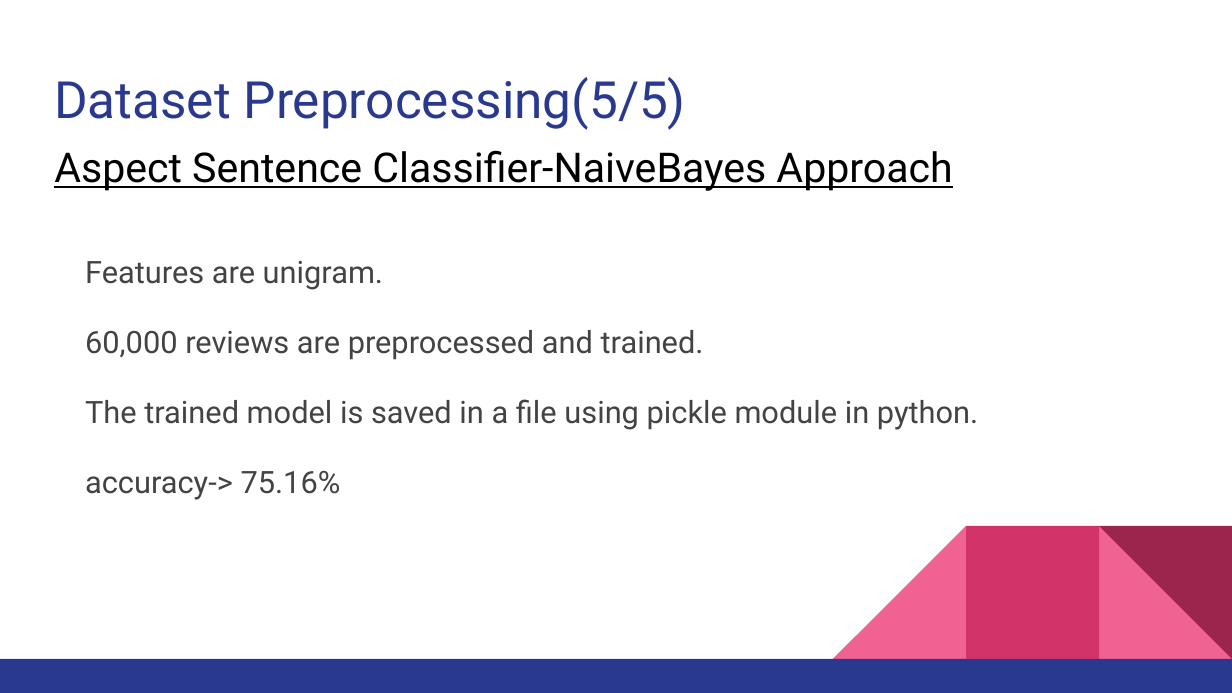
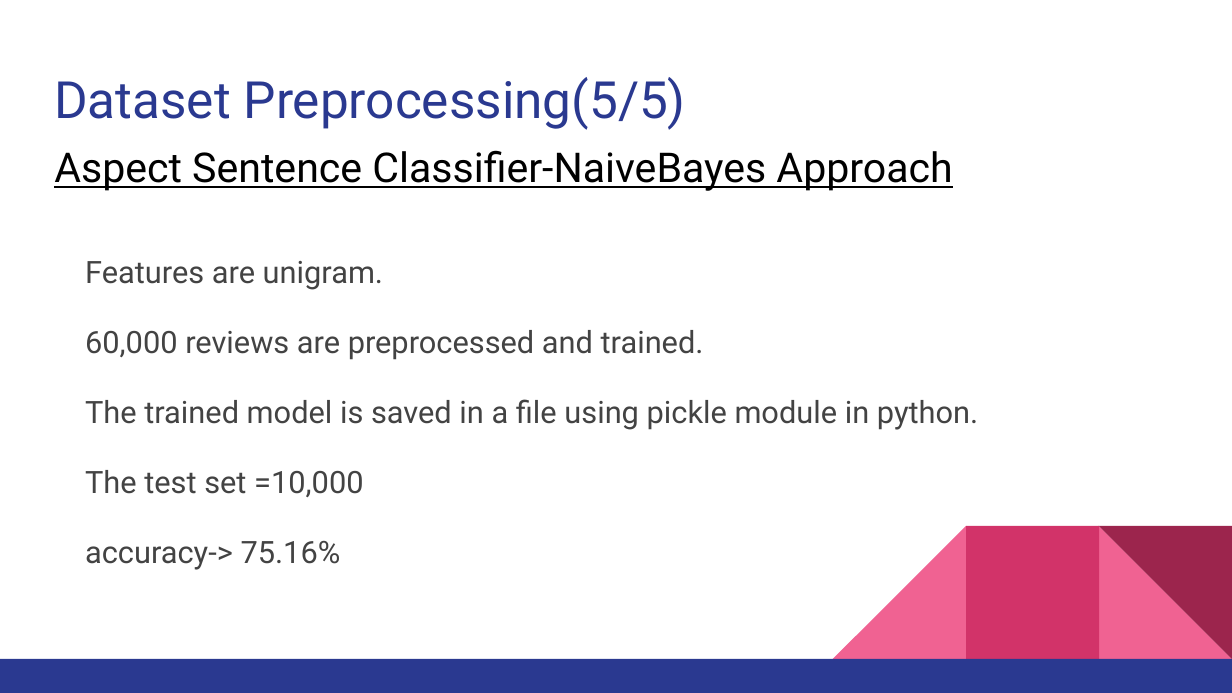
Before and after one commit to pranavshenoy/job_analysis, a slide deck: slide 15 of Presentation/final_presentation.pptx (slide 9 before the commit). Drawn at 1232x693 pixels with LibreOffice and Linux fonts; fonts in the diff are those of the drawing. Boxes give left, top, right and bottom in pixels: in the first picture for what was removed or moved away, otherwise in the second. Text is boxed around its words. In the diff, an @@ line names an element or a change of style, - is before the commit and + after.

```diff
--- a/Presentation/final_presentation.pptx
+++ b/Presentation/final_presentation.pptx
@@ text at [85,470,363,497]: paragraph added @@
+The test set =10,000
```
Also in this commit, not shown: 4 other slides changed, 15 slides added, 1 slide removed, 12 other files.
